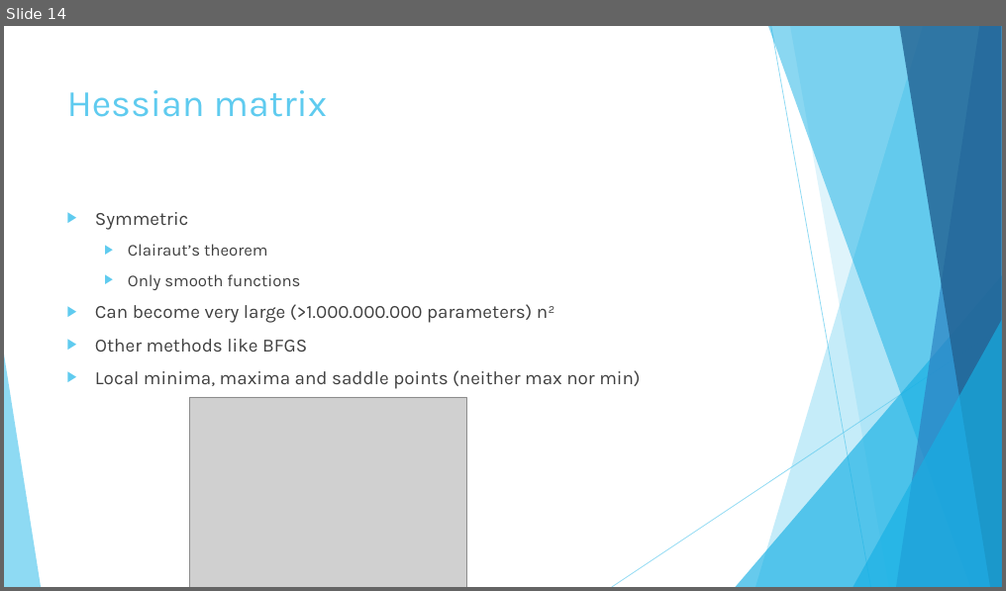
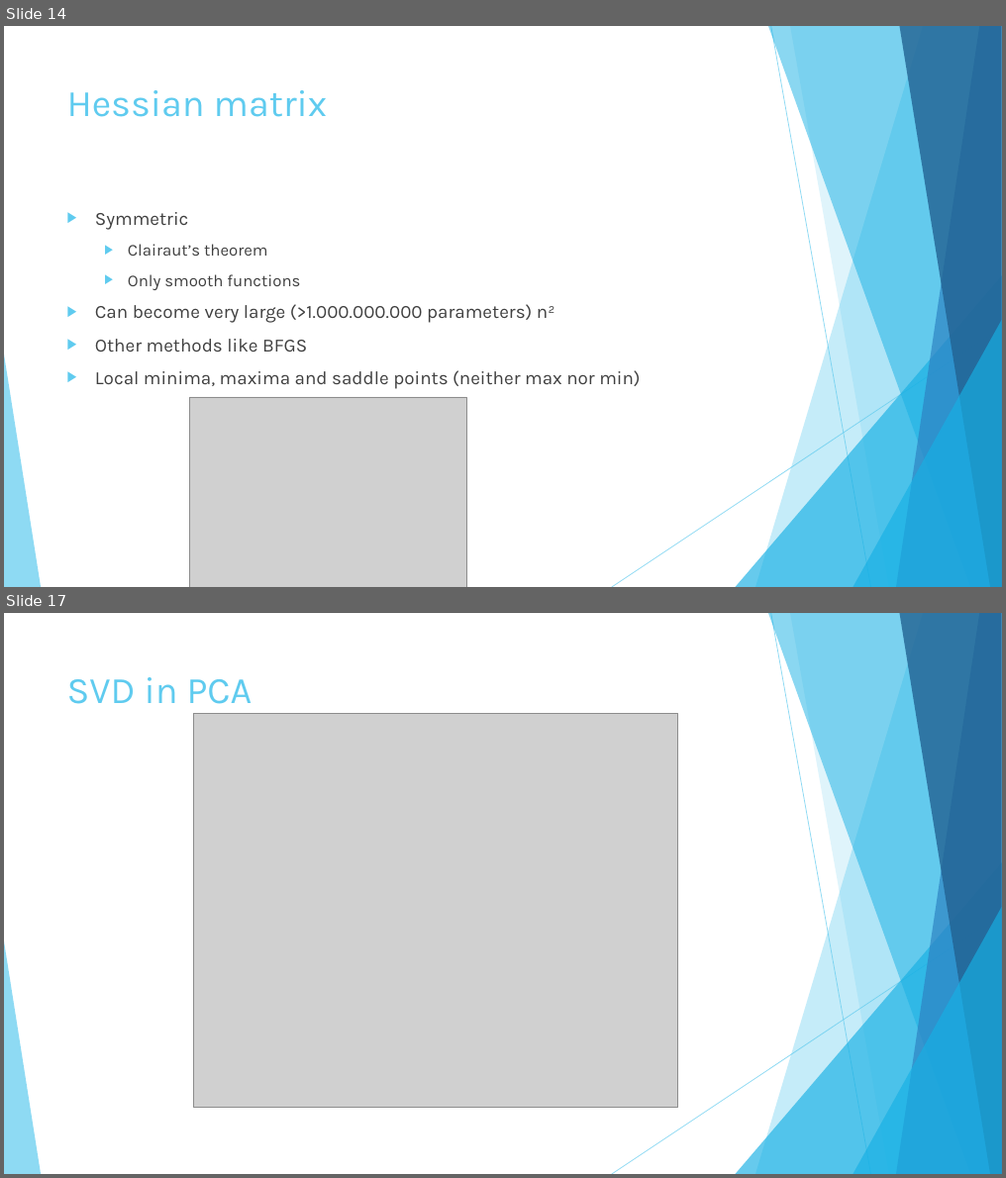
Before and after one commit to johnstegink/ReportAI2025, a slide deck: Presentatie.pptx. Shown one above the other, each under a label of ours: slide 14 before the commit, slides 14 and 17 after it; the slides between them are not shown. The pictures are 1006x591 and 1006x1178 pixels, drawn with LibreOffice and Linux fonts; fonts in the diff are those of the drawing; grey boxes stand for pictures. Boxes give left, top, right and bottom in pixels: in the first picture for what was removed or moved away, otherwise in the second. Text is boxed around its words. In the diff, an @@ line names an element or a change of style, - is before the commit and + after.

```diff
--- a/Presentatie.pptx
+++ b/Presentatie.pptx
@@ slide 17 added at <box>4,613,1002,1174</box>, background #FFFFFF; not listed: 10 template elements that a slide beside it also shows @@
@@ title added at <box>67,677,252,704</box>, 36 pt, text #5FCBEF @@
+SVD in PCA
@@ picture added at <box>193,713,678,1108</box> @@
```
Also in this commit, not shown: 10 other slides added, 9 slides removed, 2 other files.
